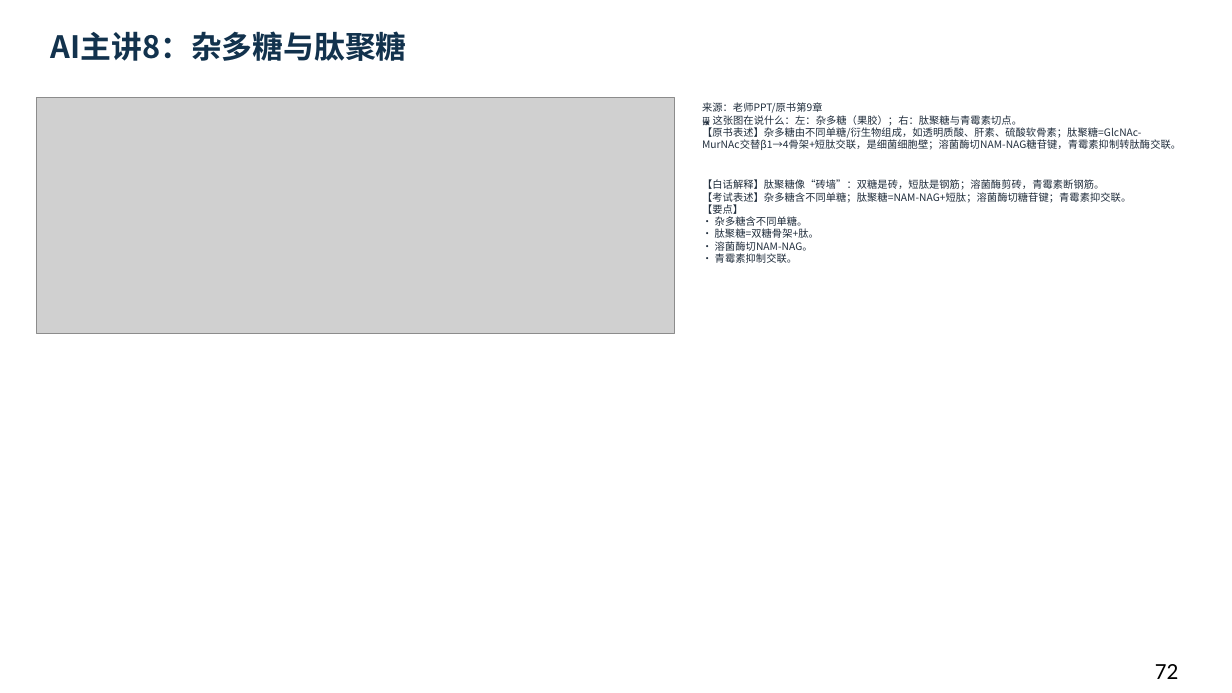
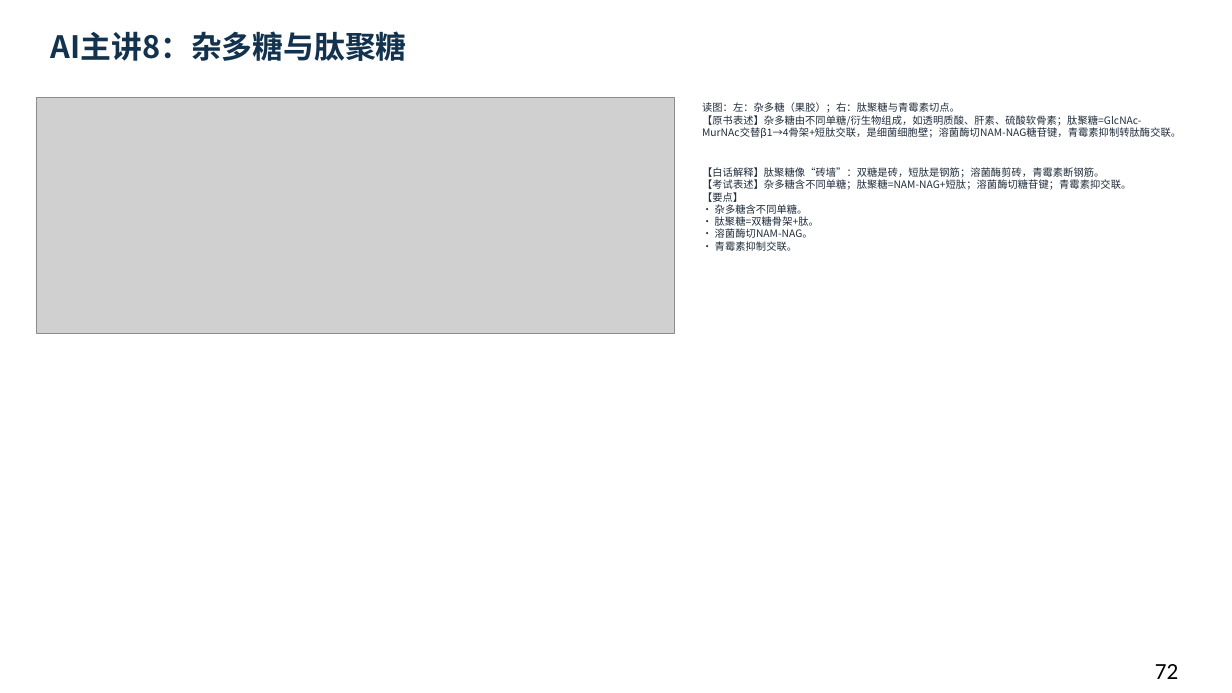
Before and after one commit to newkan-li/Biochemistry, a slide deck: slide 72 of downloads/bc09-ai-style.pptx. Drawn at 1232x693 pixels with LibreOffice and Linux fonts; fonts in the diff are those of the drawing; grey boxes stand for pictures. Boxes give left, top, right and bottom in pixels: in the first picture for what was removed or moved away, otherwise in the second. Text is boxed around its words. In the diff, an @@ line names an element or a change of style, - is before the commit and + after.

Commit message:
bc09补64页老师原页读图讲解:39页缺图注全部补齐,下载PPT同步;版本20261112cdm

```diff
--- a/downloads/bc09-ai-style.pptx
+++ b/downloads/bc09-ai-style.pptx
@@ text at (702,102,1181,251): text changed @@
-来源：老师PPT/原书第9章
-🖼 这张图在说什么：左：杂多糖（果胶）；右：肽聚糖与青霉素切点。
-【原书表述】杂多糖由不同单糖/衍生物组成，如透明质酸、肝素、硫酸软骨素；肽聚糖=GlcNAc-MurNAc交替β1→4骨架+短肽交联，是细菌细胞壁；溶菌酶切NAM-NAG糖苷键，青霉素抑制转肽酶交联。
-【白话解释】肽聚糖像“砖墙”：双糖是砖，短肽是钢筋；溶菌酶剪砖，青霉素断钢筋。
-【考试表述】杂多糖含不同单糖；肽聚糖=NAM-NAG+短肽；溶菌酶切糖苷键；青霉素抑交联。
-【要点】
-• 杂多糖含不同单糖。
-• 肽聚糖=双糖骨架+肽。
-• 溶菌酶切NAM-NAG。
-• 青霉素抑制交联。
+读图：左：杂多糖（果胶）；右：肽聚糖与青霉素切点。
+【原书表述】杂多糖由不同单糖/衍生物组成，如透明质酸、肝素、硫酸软骨素；肽聚糖=GlcNAc-MurNAc交替β1→4骨架+短肽交联，是细菌细胞壁；溶菌酶切NAM-NAG糖苷键，青霉素抑制转肽酶交联。
+【白话解释】肽聚糖像“砖墙”：双糖是砖，短肽是钢筋；溶菌酶剪砖，青霉素断钢筋。
+【考试表述】杂多糖含不同单糖；肽聚糖=NAM-NAG+短肽；溶菌酶切糖苷键；青霉素抑交联。
+【要点】
+• 杂多糖含不同单糖。
+• 肽聚糖=双糖骨架+肽。
+• 溶菌酶切NAM-NAG。
+• 青霉素抑制交联。
```
Also in this commit, not shown: 104 other slides changed, 5 other files.
